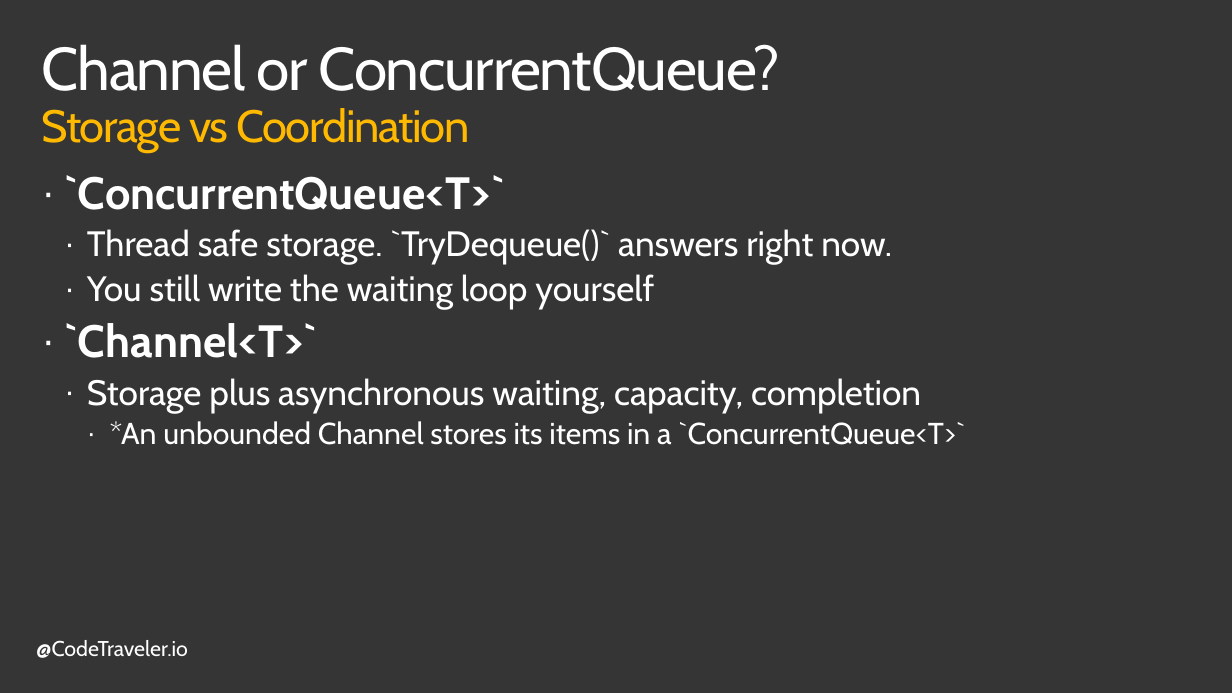
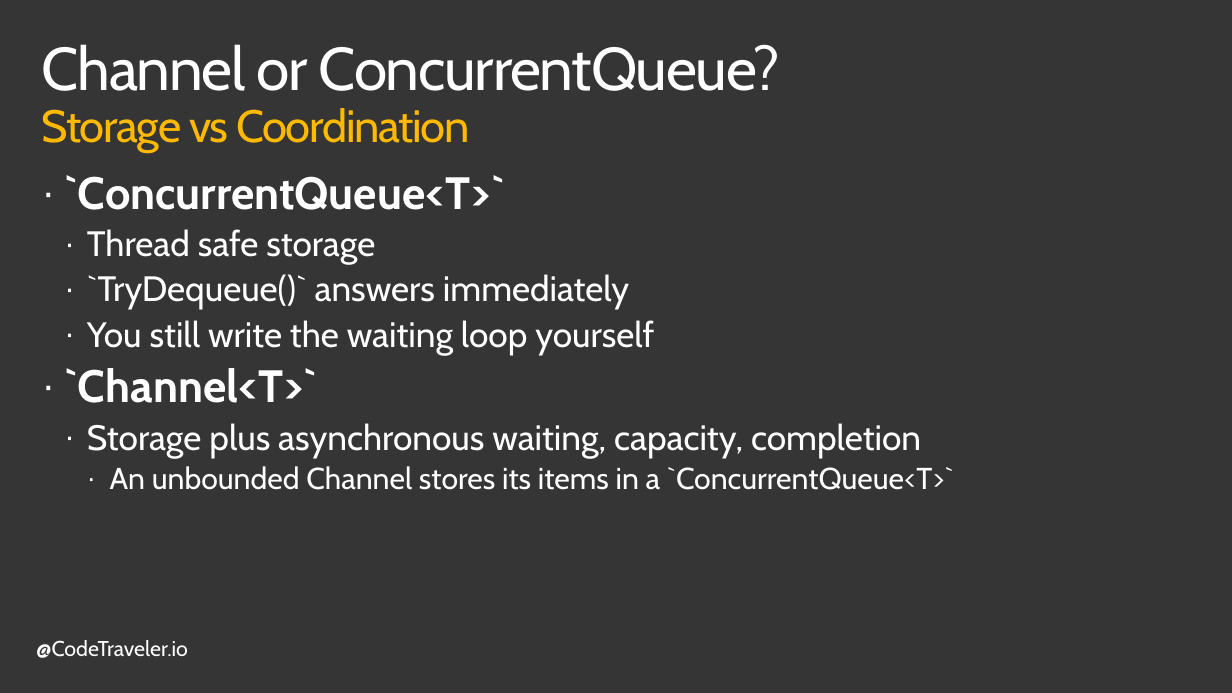
Before and after one commit to TheCodeTraveler/BecomeAnExpertWithAsyncAwait, a slide deck: slide 9 of 9. Channels/Channels.pptx (slide 13 before the commit). Drawn at 1232x693 pixels with LibreOffice and Linux fonts; fonts in the diff are those of the drawing; background and template pictures are left out. Boxes give left, top, right and bottom in pixels: in the first picture for what was removed or moved away, otherwise in the second. Text is boxed around its words. In the diff, an @@ line names an element or a change of style, - is before the commit and + after.

```diff
--- a/9. Channels/Channels.pptx
+++ b/9. Channels/Channels.pptx
@@ text at bbox=[87, 229, 629, 310]: text changed @@
-  · Thread safe storage. `TryDequeue()` answers right now.
+  · Thread safe storage
+  · `TryDequeue()` answers immediately
@@ text at bbox=[110, 466, 954, 490]: text changed @@
-    · *An unbounded Channel stores its items in a `ConcurrentQueue<T>`
+    · An unbounded Channel stores its items in a `ConcurrentQueue<T>`
```
Also in this commit, not shown: 7 other slides changed, 1 slide added, 6 slides removed.
